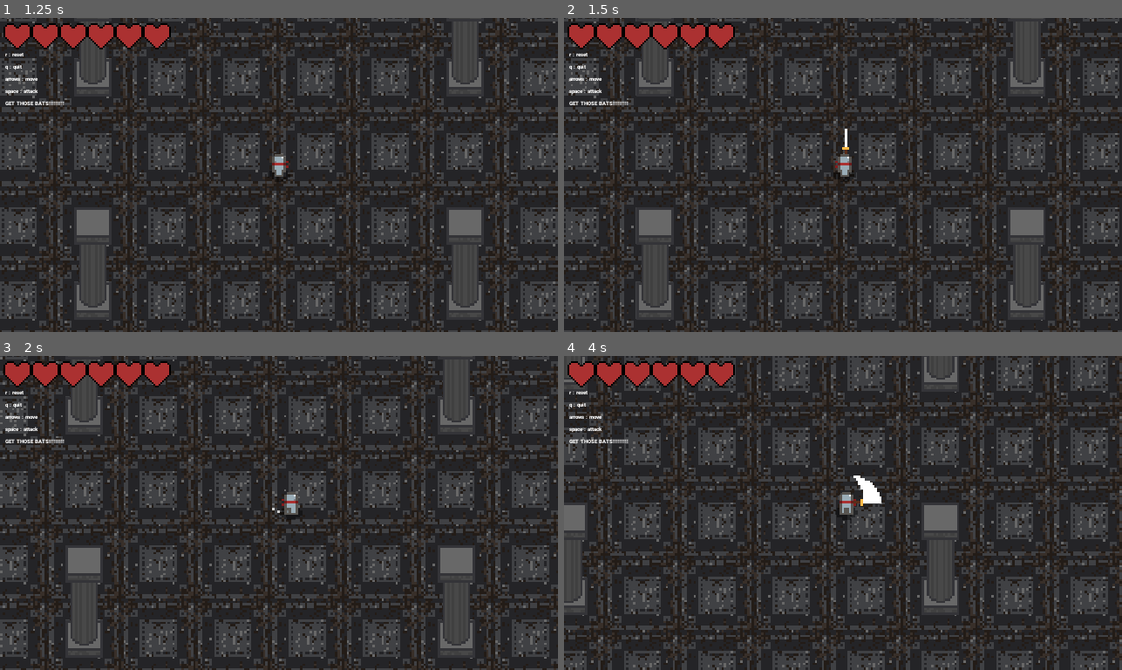
Above: before the commit, frames 1-4 (two rows, left to right).
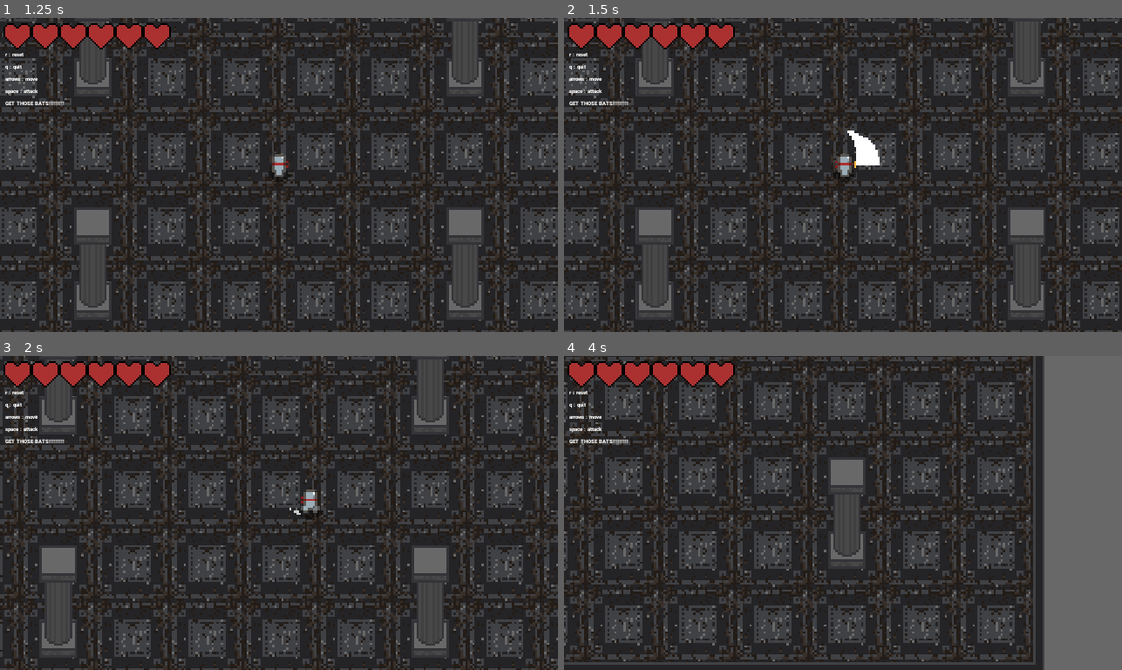
Above: after the commit, the same moments.

Repository: jxprovost/Final_Project-Team_5
Game: Godot game, scene res://World/Menu.tscn
Two runs of this game, one before a commit and one after it. Both use one fixed random seed, a clock stepped at 60 frames per second and the inputs below.
Inputs:
- Up to frame 1 (1.25 s): click "Play" at 0.5 s
- Up to frame 2 (1.5 s): hold Right (ui_right) from 1.28 s (still down); tap Space (attack) at 1.35 s
- Up to frame 3 (2 s): keep holding Right (ui_right)
- Up to frame 4 (4 s): release Right (ui_right) at 2.03 s; hold Down (ui_down) 2.03-2.78 s; tap Space (attack) at 2.1, 2.85, 3.6 s; hold Right (ui_right) 2.78-3.53 s; hold Up (ui_up) from 3.53 s (still down)

Frame 1 is identical in both runs. In frame 2, 0.4% of the frame differs, in the area x 49-57%, y 35-48%; in frame 3, 43%; in frame 4, 56%, in the area x 0-100%, y 0-100%.

Commit message:
Update player attack animations

Diff:
--- a/Project/Enemies/Mimic/Mimic.tscn
+++ b/Project/Enemies/Mimic/Mimic.tscn
@@ -5,132 +5,132 @@
 
 [sub_resource type="AtlasTexture" id=1]
 atlas = ExtResource( 1 )
-region = Rect2( 4320, 0, 480, 480 )
+region = Rect2( 0, 0, 480, 480 )
 
 [sub_resource type="AtlasTexture" id=2]
 atlas = ExtResource( 1 )
-region = Rect2( 4800, 0, 480, 480 )
+region = Rect2( 4320, 0, 480, 480 )
 
 [sub_resource type="AtlasTexture" id=3]
 atlas = ExtResource( 1 )
-region = Rect2( 5280, 0, 480, 480 )
+region = Rect2( 4800, 0, 480, 480 )
 
 [sub_resource type="AtlasTexture" id=4]
 atlas = ExtResource( 1 )
-region = Rect2( 5760, 0, 480, 480 )
+region = Rect2( 5280, 0, 480, 480 )
 
 [sub_resource type="AtlasTexture" id=5]
 atlas = ExtResource( 1 )
-region = Rect2( 0, 480, 480, 480 )
+region = Rect2( 5760, 0, 480, 480 )
 
 [sub_resource type="AtlasTexture" id=6]
 atlas = ExtResource( 1 )
-region = Rect2( 480, 480, 480, 480 )
+region = Rect2( 0, 480, 480, 480 )
 
 [sub_resource type="AtlasTexture" id=7]
 atlas = ExtResource( 1 )
-region = Rect2( 0, 0, 480, 480 )
+region = Rect2( 480, 480, 480, 480 )
 
 [sub_resource type="AtlasTexture" id=8]
 atlas = ExtResource( 1 )
-region = Rect2( 480, 0, 480, 480 )
+region = Rect2( 0, 0, 480, 480 )
 
 [sub_resource type="AtlasTexture" id=9]
 atlas = ExtResource( 1 )
-region = Rect2( 960, 0, 480, 480 )
+region = Rect2( 480, 0, 480, 480 )
 
 [sub_resource type="AtlasTexture" id=10]
 atlas = ExtResource( 1 )
-region = Rect2( 1440, 0, 480, 480 )
+region = Rect2( 960, 0, 480, 480 )
 
 [sub_resource type="AtlasTexture" id=11]
 atlas = ExtResource( 1 )
-region = Rect2( 1920, 0, 480, 480 )
+region = Rect2( 1440, 0, 480, 480 )
 
 [sub_resource type="AtlasTexture" id=12]
 atlas = ExtResource( 1 )
-region = Rect2( 2400, 0, 480, 480 )
+region = Rect2( 1920, 0, 480, 480 )
 
 [sub_resource type="AtlasTexture" id=13]
 atlas = ExtResource( 1 )
-region = Rect2( 2880, 0, 480, 480 )
+region = Rect2( 2400, 0, 480, 480 )
 
 [sub_resource type="AtlasTexture" id=14]
 atlas = ExtResource( 1 )
-region = Rect2( 3360, 0, 480, 480 )
+region = Rect2( 2880, 0, 480, 480 )
 
 [sub_resource type="AtlasTexture" id=15]
 atlas = ExtResource( 1 )
-region = Rect2( 3840, 0, 480, 480 )
+region = Rect2( 3360, 0, 480, 480 )
 
 [sub_resource type="AtlasTexture" id=16]
 atlas = ExtResource( 1 )
-region = Rect2( 4320, 0, 480, 480 )
+region = Rect2( 3840, 0, 480, 480 )
 
 [sub_resource type="AtlasTexture" id=17]
 atlas = ExtResource( 1 )
-region = Rect2( 480, 480, 480, 480 )
+region = Rect2( 4320, 0, 480, 480 )
 
 [sub_resource type="AtlasTexture" id=18]
 atlas = ExtResource( 1 )
-region = Rect2( 960, 480, 480, 480 )
+region = Rect2( 480, 480, 480, 480 )
 
 [sub_resource type="AtlasTexture" id=19]
 atlas = ExtResource( 1 )
-region = Rect2( 1920, 480, 480, 480 )
+region = Rect2( 960, 480, 480, 480 )
 
 [sub_resource type="AtlasTexture" id=20]
 atlas = ExtResource( 1 )
-region = Rect2( 2400, 480, 480, 480 )
+region = Rect2( 1920, 480, 480, 480 )
 
 [sub_resource type="AtlasTexture" id=21]
 atlas = ExtResource( 1 )
-region = Rect2( 2880, 480, 480, 480 )
+region = Rect2( 2400, 480, 480, 480 )
 
 [sub_resource type="AtlasTexture" id=22]
 atlas = ExtResource( 1 )
-region = Rect2( 3360, 480, 480, 480 )
+region = Rect2( 2880, 480, 480, 480 )
 
 [sub_resource type="AtlasTexture" id=23]
 atlas = ExtResource( 1 )
-region = Rect2( 3840, 480, 480, 480 )
+region = Rect2( 3360, 480, 480, 480 )
 
 [sub_resource type="AtlasTexture" id=24]
 atlas = ExtResource( 1 )
-region = Rect2( 4320, 480, 480, 480 )
+region = Rect2( 3840, 480, 480, 480 )
 
 [sub_resource type="AtlasTexture" id=25]
 atlas = ExtResource( 1 )
-region = Rect2( 4800, 480, 480, 480 )
+region = Rect2( 4320, 480, 480, 480 )
 
 [sub_resource type="AtlasTexture" id=26]
 atlas = ExtResource( 1 )
-region = Rect2( 5280, 480, 480, 480 )
+region = Rect2( 4800, 480, 480, 480 )
 
 [sub_resource type="AtlasTexture" id=27]
 atlas = ExtResource( 1 )
-region = Rect2( 0, 0, 480, 480 )
+region = Rect2( 5280, 480, 480, 480 )
 
 [sub_resource type="SpriteFrames" id=28]
 animations = [ {
-"frames": [ SubResource( 1 ), SubResource( 2 ), SubResource( 3 ), SubResource( 4 ), SubResource( 5 ), SubResource( 6 ), SubResource( 1 ) ],
+"frames": [ SubResource( 1 ) ],
+"loop": true,
+"name": "chest",
+"speed": 10.0
+}, {
+"frames": [ SubResource( 2 ), SubResource( 3 ), SubResource( 4 ), SubResource( 5 ), SubResource( 6 ), SubResource( 7 ), SubResource( 2 ) ],
 "loop": true,
 "name": "blink",
 "speed": 10.0
 }, {
-"frames": [ SubResource( 7 ), SubResource( 8 ), SubResource( 9 ), SubResource( 10 ), SubResource( 11 ), SubResource( 12 ), SubResource( 13 ), SubResource( 14 ), SubResource( 15 ), SubResource( 16 ) ],
+"frames": [ SubResource( 8 ), SubResource( 9 ), SubResource( 10 ), SubResource( 11 ), SubResource( 12 ), SubResource( 13 ), SubResource( 14 ), SubResource( 15 ), SubResource( 16 ), SubResource( 17 ) ],
 "loop": true,
 "name": "awaken",
 "speed": 10.0
 }, {
-"frames": [ SubResource( 17 ), SubResource( 18 ), SubResource( 19 ), SubResource( 20 ), SubResource( 21 ), SubResource( 22 ), SubResource( 23 ), SubResource( 24 ), SubResource( 25 ), SubResource( 26 ) ],
+"frames": [ SubResource( 18 ), SubResource( 19 ), SubResource( 20 ), SubResource( 21 ), SubResource( 22 ), SubResource( 23 ), SubResource( 24 ), SubResource( 25 ), SubResource( 26 ), SubResource( 27 ) ],
 "loop": true,
 "name": "attack",
-"speed": 10.0
-}, {
-"frames": [ SubResource( 27 ) ],
-"loop": true,
-"name": "chest",
 "speed": 10.0
 } ]
 
--- a/Project/Player/Player.tscn
+++ b/Project/Player/Player.tscn
@@ -13,15 +13,16 @@
 
 [sub_resource type="Animation" id=2]
 resource_name = "AttackDown"
-length = 0.4
-tracks/0/type = "value"
-tracks/0/path = NodePath("Sprite:frame")
-tracks/0/interp = 1
-tracks/0/loop_wrap = true
-tracks/0/imported = false
-tracks/0/enabled = true
-tracks/0/keys = {
-"times": PoolRealArray( 0, 0.1, 0.2, 0.3 ),
+length = 0.2
+step = 0.05
+tracks/0/type = "value"
+tracks/0/path = NodePath("Sprite:frame")
+tracks/0/interp = 1
+tracks/0/loop_wrap = true
+tracks/0/imported = false
+tracks/0/enabled = true
+tracks/0/keys = {
+"times": PoolRealArray( 0, 0.05, 0.1, 0.15 ),
 "transitions": PoolRealArray( 1, 1, 1, 1 ),
 "update": 1,
 "values": [ 32, 33, 34, 35 ]
@@ -33,7 +34,7 @@
 tracks/1/imported = false
 tracks/1/enabled = true
 tracks/1/keys = {
-"times": PoolRealArray( 0.4 ),
+"times": PoolRealArray( 0.2 ),
 "transitions": PoolRealArray( 1 ),
 "values": [ {
 "args": [  ],
@@ -59,7 +60,7 @@
 tracks/3/imported = false
 tracks/3/enabled = true
 tracks/3/keys = {
-"times": PoolRealArray( 0.1, 0.3 ),
+"times": PoolRealArray( 0.05, 0.15 ),
 "transitions": PoolRealArray( 1, 1 ),
 "update": 1,
 "values": [ false, true ]
@@ -67,15 +68,16 @@
 
 [sub_resource type="Animation" id=3]
 resource_name = "AttackLeft"
-length = 0.4
-tracks/0/type = "value"
-tracks/0/path = NodePath("Sprite:frame")
-tracks/0/interp = 1
-tracks/0/loop_wrap = true
-tracks/0/imported = false
-tracks/0/enabled = true
-tracks/0/keys = {
-"times": PoolRealArray( 0, 0.1, 0.2, 0.3 ),
+length = 0.2
+step = 0.05
+tracks/0/type = "value"
+tracks/0/path = NodePath("Sprite:frame")
+tracks/0/interp = 1
+tracks/0/loop_wrap = true
+tracks/0/imported = false
+tracks/0/enabled = true
+tracks/0/keys = {
+"times": PoolRealArray( 0, 0.05, 0.1, 0.15 ),
 "transitions": PoolRealArray( 1, 1, 1, 1 ),
 "update": 1,
 "values": [ 40, 41, 42, 43 ]
@@ -87,7 +89,7 @@
 tracks/1/imported = false
 tracks/1/enabled = true
 tracks/1/keys = {
-"times": PoolRealArray( 0.4 ),
+"times": PoolRealArray( 0.2 ),
 "transitions": PoolRealArray( 1 ),
 "values": [ {
 "args": [  ],
@@ -113,7 +115,7 @@
 tracks/3/imported = false
 tracks/3/enabled = true
 tracks/3/keys = {
-"times": PoolRealArray( 0.1, 0.3 ),
+"times": PoolRealArray( 0.05, 0.15 ),
 "transitions": PoolRealArray( 1, 1 ),
 "update": 1,
 "values": [ false, true ]
@@ -121,15 +123,16 @@
 
 [sub_resource type="Animation" id=4]
 resource_name = "AttackRight"
-length = 0.4
-tracks/0/type = "value"
-tracks/0/path = NodePath("Sprite:frame")
-tracks/0/interp = 1
-tracks/0/loop_wrap = true
-tracks/0/imported = false
-tracks/0/enabled = true
-tracks/0/keys = {
-"times": PoolRealArray( 0, 0.1, 0.2, 0.3 ),
+length = 0.2
+step = 0.05
+tracks/0/type = "value"
+tracks/0/path = NodePath("Sprite:frame")
+tracks/0/interp = 1
+tracks/0/loop_wrap = true
+tracks/0/imported = false
+tracks/0/enabled = true
+tracks/0/keys = {
+"times": PoolRealArray( 0, 0.05, 0.1, 0.15 ),
 "transitions": PoolRealArray( 1, 1, 1, 1 ),
 "update": 1,
 "values": [ 36, 37, 38, 39 ]
@@ -141,7 +144,7 @@
 tracks/1/imported = false
 tracks/1/enabled = true
 tracks/1/keys = {
-"times": PoolRealArray( 0.4 ),
+"times": PoolRealArray( 0.2 ),
 "transitions": PoolRealArray( 1 ),
 "values": [ {
 "args": [  ],
@@ -167,7 +170,7 @@
 tracks/3/imported = false
 tracks/3/enabled = true
 tracks/3/keys = {
-"times": PoolRealArray( 0.1, 0.3 ),
+"times": PoolRealArray( 0.05, 0.15 ),
 "transitions": PoolRealArray( 1, 1 ),
 "update": 1,
 "values": [ false, true ]
@@ -175,15 +178,16 @@
 
 [sub_resource type="Animation" id=5]
 resource_name = "AttackUp"
-length = 0.4
-tracks/0/type = "value"
-tracks/0/path = NodePath("Sprite:frame")
-tracks/0/interp = 1
-tracks/0/loop_wrap = true
-tracks/0/imported = false
-tracks/0/enabled = true
-tracks/0/keys = {
-"times": PoolRealArray( 0, 0.1, 0.2, 0.3 ),
+length = 0.2
+step = 0.05
+tracks/0/type = "value"
+tracks/0/path = NodePath("Sprite:frame")
+tracks/0/interp = 1
+tracks/0/loop_wrap = true
+tracks/0/imported = false
+tracks/0/enabled = true
+tracks/0/keys = {
+"times": PoolRealArray( 0, 0.05, 0.1, 0.15 ),
 "transitions": PoolRealArray( 1, 1, 1, 1 ),
 "update": 1,
 "values": [ 44, 45, 46, 47 ]
@@ -195,7 +199,7 @@
 tracks/1/imported = false
 tracks/1/enabled = true
 tracks/1/keys = {
-"times": PoolRealArray( 0.4 ),
+"times": PoolRealArray( 0.2 ),
 "transitions": PoolRealArray( 1 ),
 "values": [ {
 "args": [  ],
@@ -221,7 +225,7 @@
 tracks/3/imported = false
 tracks/3/enabled = true
 tracks/3/keys = {
-"times": PoolRealArray( 0.1, 0.3 ),
+"times": PoolRealArray( 0.05, 0.15 ),
 "transitions": PoolRealArray( 1, 1 ),
 "update": 1,
 "values": [ false, true ]
@@ -483,7 +487,7 @@
 texture = ExtResource( 3 )
 hframes = 32
 vframes = 2
-frame = 6
+frame = 32
 
 [node name="CollisionShape2D" type="CollisionShape2D" parent="."]
 rotation = -1.5708
@@ -523,7 +527,6 @@
 [node name="CollisionShape2D" parent="HitboxPivot/SwordHitbox" index="0"]
 position = Vector2( -8, -4 )
 shape = SubResource( 35 )
-disabled = true
 
 [node name="Hurtbox" parent="." instance=ExtResource( 6 )]
 collision_layer = 4
